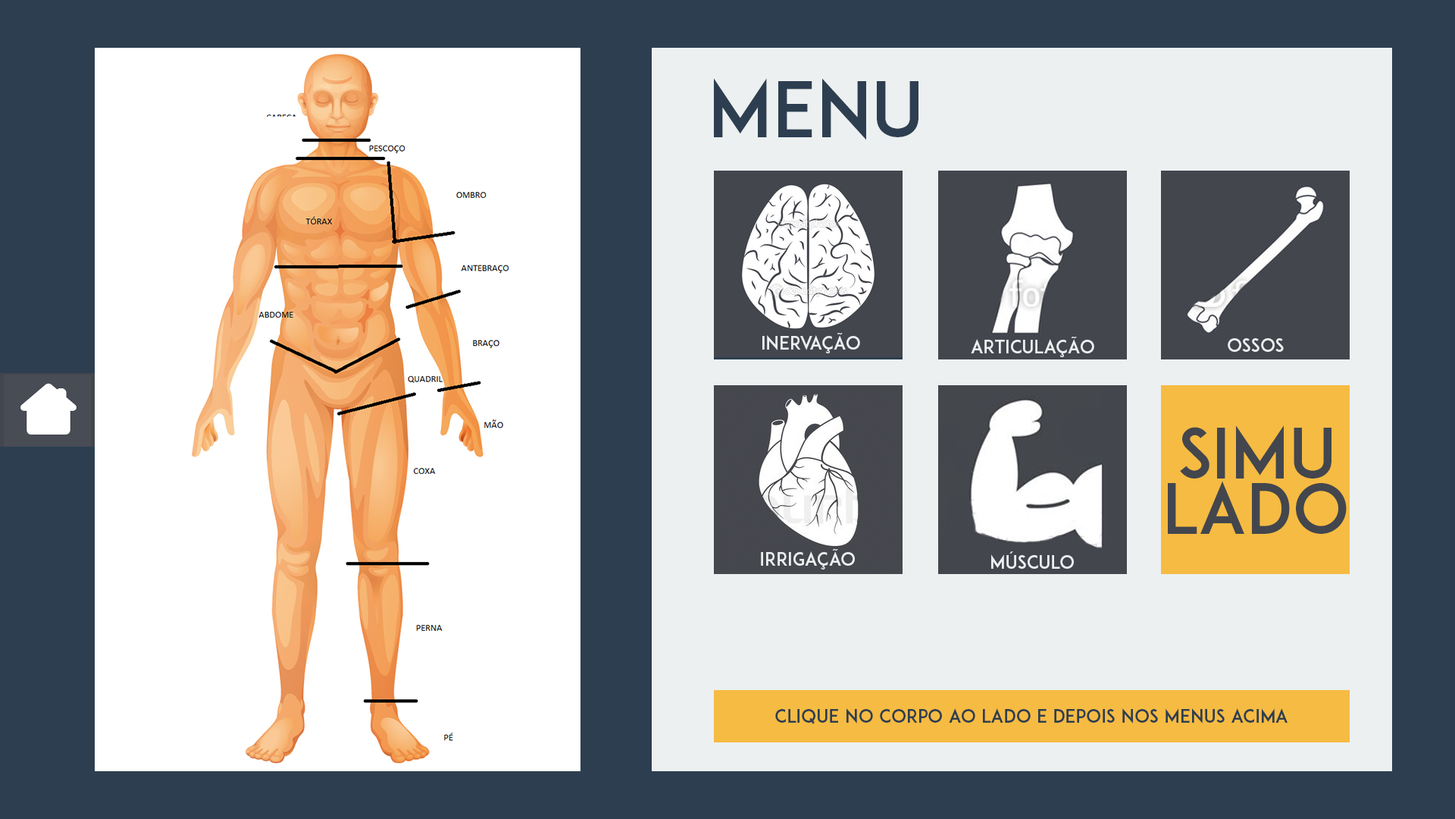
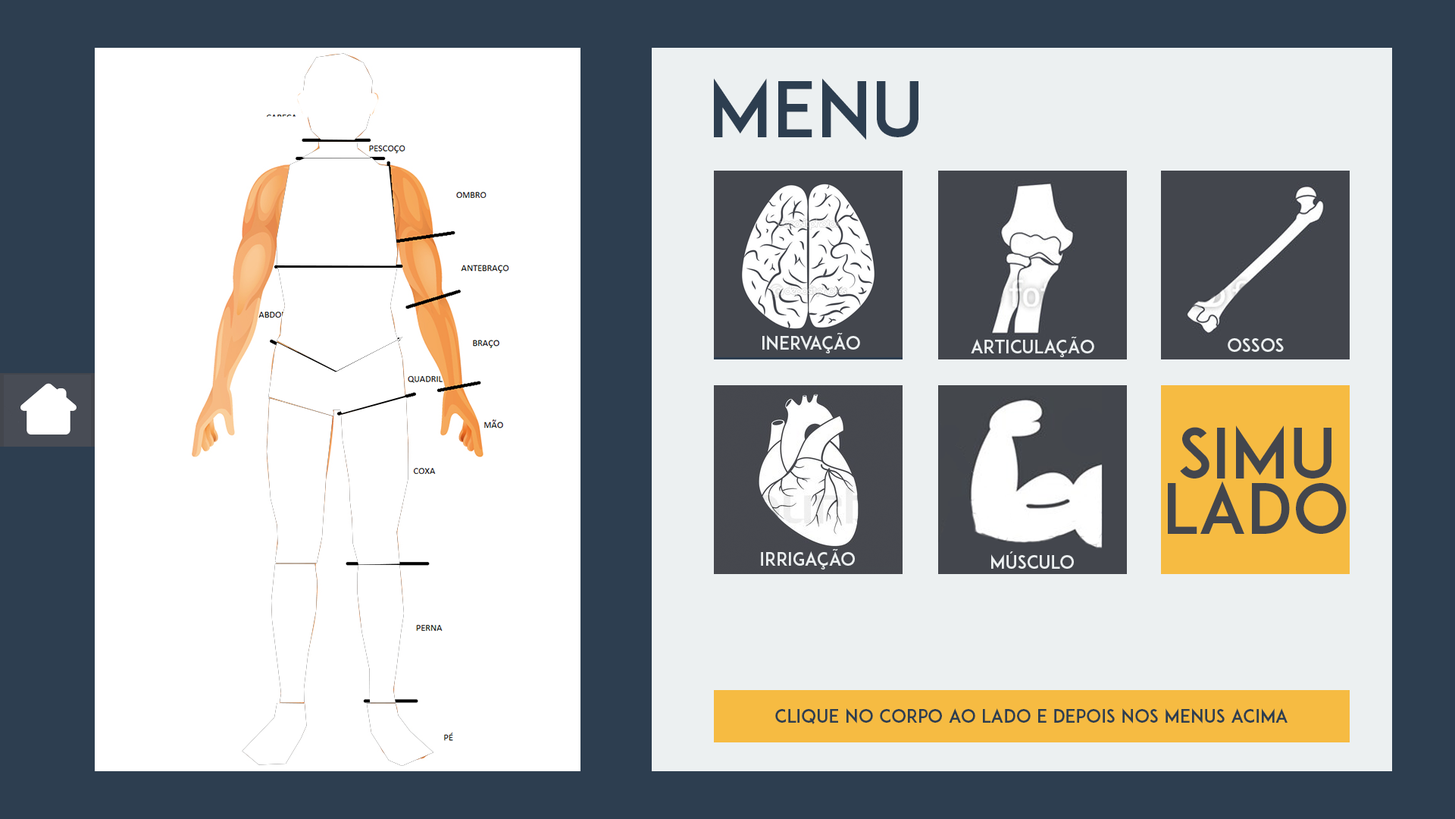
Layer changes from the first 1455×819 image to the second:
added layer "abdome" in group "Body" over [left=276, top=266, right=398, bottom=372]
added layer "quadril" in group "Body" over [left=268, top=336, right=406, bottom=417]
added group "coxa" with 2 layers in group "Body" over [left=266, top=396, right=409, bottom=565]
added layer "coxa esquarda" in group "coxa" over [left=341, top=396, right=409, bottom=565]
added layer "coxa direita" in group "coxa" over [left=266, top=397, right=333, bottom=564]
added group "perna" with 2 layers in group "Body" over [left=271, top=563, right=405, bottom=703]
added layer "perna esquerda" in group "perna" over [left=357, top=563, right=405, bottom=703]
added layer "perna direita" in group "perna" over [left=271, top=563, right=318, bottom=703]
added group "pes" with 2 layers in group "Body" over [left=241, top=702, right=434, bottom=766]
added layer "pe esquerdo" in group "pes" over [left=366, top=702, right=434, bottom=766]
added layer "pe direito" in group "pes" over [left=241, top=702, right=307, bottom=765]
added layer "torax" in group "Body" over [left=276, top=156, right=398, bottom=267]
added layer "pescoco" in group "Body" over [left=301, top=141, right=373, bottom=160]
added layer "cabeca" in group "Body" over [left=297, top=53, right=379, bottom=141]
